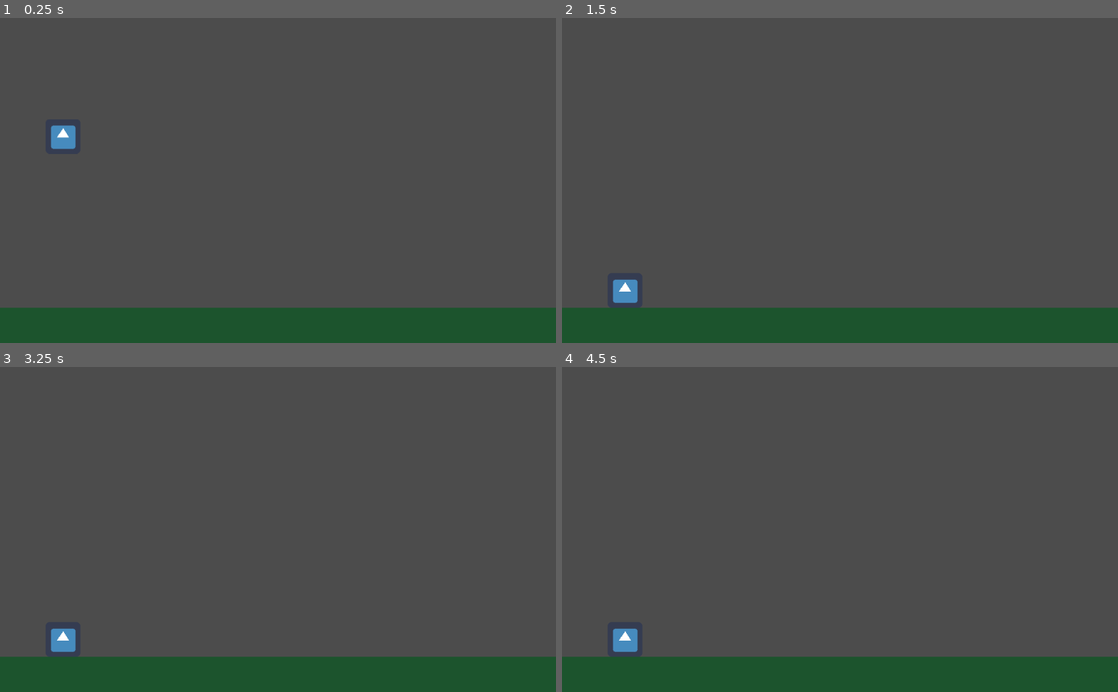
Above: before the commit, frames 1-4 (two rows, left to right).
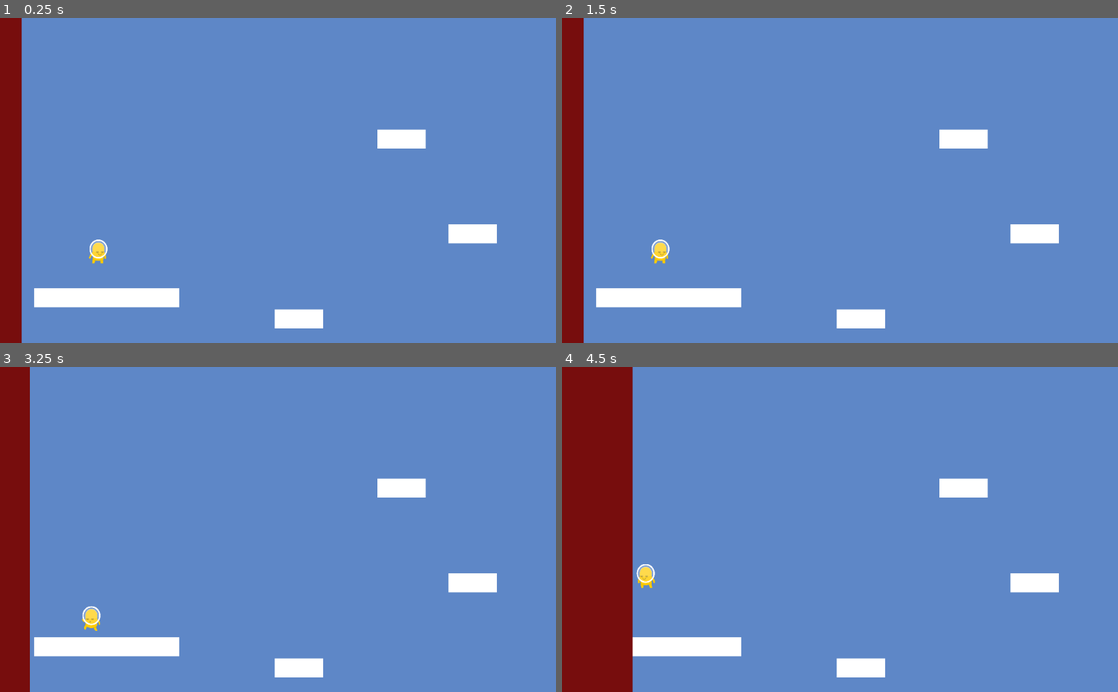
Above: after the commit, the same moments.

Repository: Didac127/Projectejoc1
Game: Godot game, scene res://Escenes/pantalla cossos.tscn
Two runs of this game, one before a commit and one after it. Both use one fixed random seed, a clock stepped at 60 frames per second and the inputs below. This scene is started directly instead of the project's main scene. The engine's default icon, where the game draws it, is replaced by a stand-in: a white triangle on a blue panel in a dark square.
Inputs:
- Up to frame 1 (0.25 s): no input
- Up to frame 2 (1.5 s): hold D (mou dreta) 0.53-1.28 s; hold W (mou endavant) from 0.53 s (still down); tap A (mou esquerre) at 0.8, 1.35 s; tap Enter at 1.25 s
- Up to frame 3 (3.25 s): keep holding W (mou endavant); tap Space at 2 s; tap D (mou dreta) at 2.3, 2.85 s; tap Enter at 2.75 s; tap A (mou esquerre) at 3.05 s
- Up to frame 4 (4.5 s): hold S (mou enrrere) 3.53-4.28 s; tap Space at 4.25 s; release W (mou endavant) at 4.28 s; tap A (mou esquerre) at 4.35 s

The runs differ from the first frame. In frame 1, 100% of the frame differs, in the area x 0-100%, y 0-100%; in frame 2, 100%; in frame 3, 100%; in frame 4, 100%.

Commit message:
cromencem a que el personatge es mogui junt amb un decorat

Diff:
--- /dev/null
+++ b/Escenes/Barra letal.gd
@@ -0,0 +1,24 @@
+extends Area2D
+
+
+# Declare member variables here. Examples:
+# var a = 2
+# var b = "text"
+
+var velocitat_rapida=3
+var velocitat_lenta=1
+var time=0
+# Called when the node enters the scene tree for the first time.
+func _ready():
+	position=Vector2(0,0)
+
+
+# Called every frame. 'delta' is the elapsed time since the previous frame.
+func _process(delta):
+	if time<3:
+		time=time+1*delta
+	else:
+		if position.x<600:
+			position.x=position.x+velocitat_lenta
+		else:
+			position.x=position.x+velocitat_rapida
--- /dev/null
+++ b/Escenes/Barra letal.tscn
@@ -0,0 +1,20 @@
+[gd_scene load_steps=3 format=2]
+
+[ext_resource path="res://Escenes/Barra letal.gd" type="Script" id=1]
+
+[sub_resource type="RectangleShape2D" id=1]
+extents = Vector2( 20735.5, 532 )
+
+[node name="Area2D" type="Area2D"]
+script = ExtResource( 1 )
+
+[node name="CollisionShape2D" type="CollisionShape2D" parent="."]
+position = Vector2( -20695.5, 68 )
+shape = SubResource( 1 )
+
+[node name="ColorRect" type="ColorRect" parent="."]
+margin_left = -41431.0
+margin_top = -464.0
+margin_right = 40.0
+margin_bottom = 600.0
+color = Color( 0.470588, 0.054902, 0.054902, 1 )
--- a/Escenes/Cossos/cos1.gd
+++ b/Escenes/Cossos/cos1.gd
@@ -3,8 +3,42 @@
 var velocitat_base=200
 var velocitat=Vector2.ZERO
 var direccio=Vector2(1,1)
-var gravetat=Vector2.DOWN*980
+var gravetat=Vector2.DOWN*1000
+var velocitat_salt=-500
+var salts=1
+var time=0
 
 func _physics_process(delta):
-		move_and_slide(velocitat*direccio)
-		velocitat+=gravetat * delta
+	if time<3:
+		time=time+1*delta
+	else:
+		velocitat.x=0
+		velocitat+=gravetat*delta
+		if Input.is_action_pressed("mou dreta"):
+			velocitat+=Vector2.RIGHT*velocitat_base
+		if Input.is_action_pressed("mou esquerre"):
+			velocitat+=Vector2.LEFT*velocitat_base
+		if is_on_floor() or is_on_wall():
+			salts = 2
+		if Input.is_action_just_pressed("mou endavant") and salts>0:
+			velocitat.y=velocitat_salt
+			salts-=1
+
+	velocitat=move_and_slide(velocitat,Vector2.UP)
+	animacio(velocitat)
+func animacio(velocitat):
+	if velocitat.x>0:
+		$AnimatedSprite.play("corre")
+		$AnimatedSprite.flip_h=false
+	elif velocitat.x<0:
+		$AnimatedSprite.play("corre")
+		$AnimatedSprite.flip_h=true
+	if abs(velocitat.x)<0.1:
+		$AnimatedSprite.play("quiet")
+	if velocitat.y>0:
+		$AnimatedSprite.play("saltar")
+
+
+
+func _on_Area2D_body_entered(body):
+	get_tree().change_scene("res://Escenes/Escena portals.tscn")
--- a/Escenes/Cossos/cos1.tscn
+++ b/Escenes/Cossos/cos1.tscn
@@ -1,16 +1,49 @@
-[gd_scene load_steps=4 format=2]
+[gd_scene load_steps=8 format=2]
 
-[ext_resource path="res://imatges/icon.png" type="Texture" id=1]
 [ext_resource path="res://Escenes/Cossos/cos1.gd" type="Script" id=2]
+[ext_resource path="res://imatges/Yellow/alienYellow_walk2.png" type="Texture" id=3]
+[ext_resource path="res://imatges/Yellow/alienYellow_stand.png" type="Texture" id=4]
+[ext_resource path="res://imatges/Yellow/alienYellow_jump.png" type="Texture" id=6]
+[ext_resource path="res://imatges/Yellow/alienYellow_walk1.png" type="Texture" id=7]
+
+[sub_resource type="SpriteFrames" id=2]
+animations = [ {
+"frames": [ ExtResource( 6 ) ],
+"loop": true,
+"name": "saltar",
+"speed": 5.0
+}, {
+"frames": [ ExtResource( 4 ) ],
+"loop": true,
+"name": "quiet",
+"speed": 5.0
+}, {
+"frames": [ ExtResource( 7 ), ExtResource( 3 ) ],
+"loop": true,
+"name": "corre",
+"speed": 5.0
+} ]
 
 [sub_resource type="RectangleShape2D" id=1]
-extents = Vector2( 32, 32 )
+extents = Vector2( 17, 22 )
 
 [node name="KinematicBody2D" type="KinematicBody2D"]
 script = ExtResource( 2 )
 
+[node name="AnimatedSprite" type="AnimatedSprite" parent="."]
+position = Vector2( -13.9203, -9 )
+scale = Vector2( 0.25444, 0.268293 )
+frames = SubResource( 2 )
+animation = "quiet"
+
 [node name="CollisionShape2D" type="CollisionShape2D" parent="."]
+position = Vector2( -14, -9 )
 shape = SubResource( 1 )
 
-[node name="Sprite" type="Sprite" parent="."]
-texture = ExtResource( 1 )
+[node name="Camera2D" type="Camera2D" parent="."]
+current = true
+limit_left = 0
+limit_top = -200
+limit_right = 1569325056
+limit_bottom = 600
+drag_margin_h_enabled = true
--- /dev/null
+++ b/Escenes/Cossos/cos2.gd
@@ -0,0 +1,16 @@
+extends StaticBody2D
+
+
+# Declare member variables here. Examples:
+# var a = 2
+# var b = "text"
+
+
+# Called when the node enters the scene tree for the first time.
+func _ready():
+	pass # Replace with function body.
+
+
+# Called every frame. 'delta' is the elapsed time since the previous frame.
+#func _process(delta):
+#	pass
--- a/Escenes/Cossos/cos2.tscn
+++ b/Escenes/Cossos/cos2.tscn
@@ -1,18 +1,17 @@
 [gd_scene load_steps=2 format=2]
 
 [sub_resource type="RectangleShape2D" id=1]
-extents = Vector2( 512, 32.5 )
+extents = Vector2( 44.5, 17.5 )
 
 [node name="StaticBody2D" type="StaticBody2D"]
 position = Vector2( 32, 567 )
 
 [node name="CollisionShape2D" type="CollisionShape2D" parent="."]
-position = Vector2( 480, 0.5 )
+position = Vector2( 12.5, -14.5 )
 shape = SubResource( 1 )
 
 [node name="ColorRect" type="ColorRect" parent="."]
 margin_left = -32.0
 margin_top = -32.0
-margin_right = 992.0
-margin_bottom = 33.0
-color = Color( 0.113725, 0.333333, 0.180392, 1 )
+margin_right = 57.0
+margin_bottom = 3.0
--- /dev/null
+++ b/Escenes/Escena portals.tscn
@@ -0,0 +1,12 @@
+[gd_scene load_steps=3 format=2]
+
+[ext_resource path="res://Escenes/Cossos/cos2.tscn" type="PackedScene" id=1]
+[ext_resource path="res://Escenes/Cossos/cos1.tscn" type="PackedScene" id=2]
+
+[node name="Node2D" type="Node2D"]
+
+[node name="StaticBody2D" parent="." instance=ExtResource( 1 )]
+position = Vector2( 149, 339 )
+
+[node name="KinematicBody2D" parent="." instance=ExtResource( 2 )]
+position = Vector2( 136, 74 )
--- a/Escenes/escena pantalla principal.tscn
+++ b/Escenes/escena pantalla principal.tscn
@@ -6,7 +6,7 @@
 [node name="Node2D" type="Node2D"]
 
 [node name="Zona" parent="." instance=ExtResource( 2 )]
-position = Vector2( 189, 469 )
+position = Vector2( 194, 485 )
 
 [node name="Zona2" parent="." instance=ExtResource( 2 )]
 position = Vector2( 752, 156 )
--- a/Escenes/pantalla cossos.tscn
+++ b/Escenes/pantalla cossos.tscn
@@ -1,11 +1,86 @@
-[gd_scene load_steps=3 format=2]
+[gd_scene load_steps=5 format=2]
 
 [ext_resource path="res://Escenes/Cossos/cos2.tscn" type="PackedScene" id=1]
 [ext_resource path="res://Escenes/Cossos/cos1.tscn" type="PackedScene" id=2]
+[ext_resource path="res://Escenes/Barra letal.tscn" type="PackedScene" id=3]
+
+[sub_resource type="RectangleShape2D" id=1]
+extents = Vector2( 12.4972, 76.9688 )
 
 [node name="Node2D" type="Node2D"]
 
-[node name="KinematicBody2D" parent="." instance=ExtResource( 2 )]
-position = Vector2( 116, 190 )
+[node name="ColorRect" type="ColorRect" parent="."]
+margin_top = -489.0
+margin_right = 8154.0
+margin_bottom = 609.0
+color = Color( 0.372549, 0.533333, 0.784314, 1 )
 
 [node name="StaticBody2D" parent="." instance=ExtResource( 1 )]
+position = Vector2( 727, 238 )
+
+[node name="StaticBody2D2" parent="." instance=ExtResource( 1 )]
+position = Vector2( 1339, 126 )
+
+[node name="StaticBody2D3" parent="." instance=ExtResource( 1 )]
+position = Vector2( 1073, 149 )
+
+[node name="StaticBody2D4" parent="." instance=ExtResource( 1 )]
+position = Vector2( 159, 531 )
+scale = Vector2( 3, 1 )
+
+[node name="StaticBody2D5" parent="." instance=ExtResource( 1 )]
+position = Vector2( 858, 413 )
+
+[node name="StaticBody2D6" parent="." instance=ExtResource( 1 )]
+position = Vector2( 1546, 492 )
+
+[node name="StaticBody2D7" parent="." instance=ExtResource( 1 )]
+position = Vector2( 538, 570 )
+
+[node name="StaticBody2D8" parent="." instance=ExtResource( 1 )]
+position = Vector2( 1902, 418 )
+
+[node name="Area2D" type="Area2D" parent="."]
+position = Vector2( -12, -11 )
+scale = Vector2( 0.949454, 1.10049 )
+
+[node name="ColorRect" type="ColorRect" parent="Area2D"]
+margin_left = 2329.76
+margin_top = -154.477
+margin_right = 2354.76
+margin_bottom = -14.4762
+color = Color( 0.760784, 1, 0.0117647, 1 )
+
+[node name="CollisionShape2D" type="CollisionShape2D" parent="Area2D"]
+position = Vector2( 2344.51, -87.2339 )
+scale = Vector2( 1.0313, 0.908686 )
+shape = SubResource( 1 )
+
+[node name="Area2D2" parent="." instance=ExtResource( 3 )]
+position = Vector2( -29, 2 )
+
+[node name="StaticBody2D9" parent="." instance=ExtResource( 1 )]
+position = Vector2( 3850, 259 )
+
+[node name="StaticBody2D10" parent="." instance=ExtResource( 1 )]
+position = Vector2( 2544, 520 )
+
+[node name="StaticBody2D11" parent="." instance=ExtResource( 1 )]
+position = Vector2( 3409, 307 )
+
+[node name="StaticBody2D12" parent="." instance=ExtResource( 1 )]
+position = Vector2( 1908, 185 )
+
+[node name="StaticBody2D13" parent="." instance=ExtResource( 1 )]
+position = Vector2( 4322, 313 )
+
+[node name="StaticBody2D14" parent="." instance=ExtResource( 1 )]
+position = Vector2( 2334, 176 )
+
+[node name="StaticBody2D15" parent="." instance=ExtResource( 1 )]
+position = Vector2( 2986, 412 )
+
+[node name="KinematicBody2D" parent="." instance=ExtResource( 2 )]
+position = Vector2( 195, 440 )
+
+[connection signal="body_entered" from="Area2D" to="KinematicBody2D" method="_on_Area2D_body_entered"]
--- a/project.godot
+++ b/project.godot
@@ -29,6 +29,7 @@
 "mou endavant"={
 "deadzone": 0.5,
 "events": [ Object(InputEventKey,"resource_local_to_scene":false,"resource_name":"","device":0,"alt":false,"shift":false,"control":false,"meta":false,"command":false,"pressed":false,"scancode":87,"physical_scancode":0,"unicode":0,"echo":false,"script":null)
+, Object(InputEventKey,"resource_local_to_scene":false,"resource_name":"","device":0,"alt":false,"shift":false,"control":false,"meta":false,"command":false,"pressed":false,"scancode":32,"physical_scancode":0,"unicode":0,"echo":false,"script":null)
  ]
 }
 "mou esquerre"={
Binary file added: imatges/Yellow/alienYellow_climb1.png
Not shown, added: imatges/Yellow/alienYellow_climb1.png.import
Binary file added: imatges/Yellow/alienYellow_climb2.png
Not shown, added: imatges/Yellow/alienYellow_climb2.png.import
Binary file added: imatges/Yellow/alienYellow_duck.png
Not shown, added: imatges/Yellow/alienYellow_duck.png.import
Binary file added: imatges/Yellow/alienYellow_front.png
Not shown, added: imatges/Yellow/alienYellow_front.png.import
Binary file added: imatges/Yellow/alienYellow_hit.png
Not shown, added: imatges/Yellow/alienYellow_hit.png.import
Binary file added: imatges/Yellow/alienYellow_jump.png
Not shown, added: imatges/Yellow/alienYellow_jump.png.import
(and 10 more such lines)
